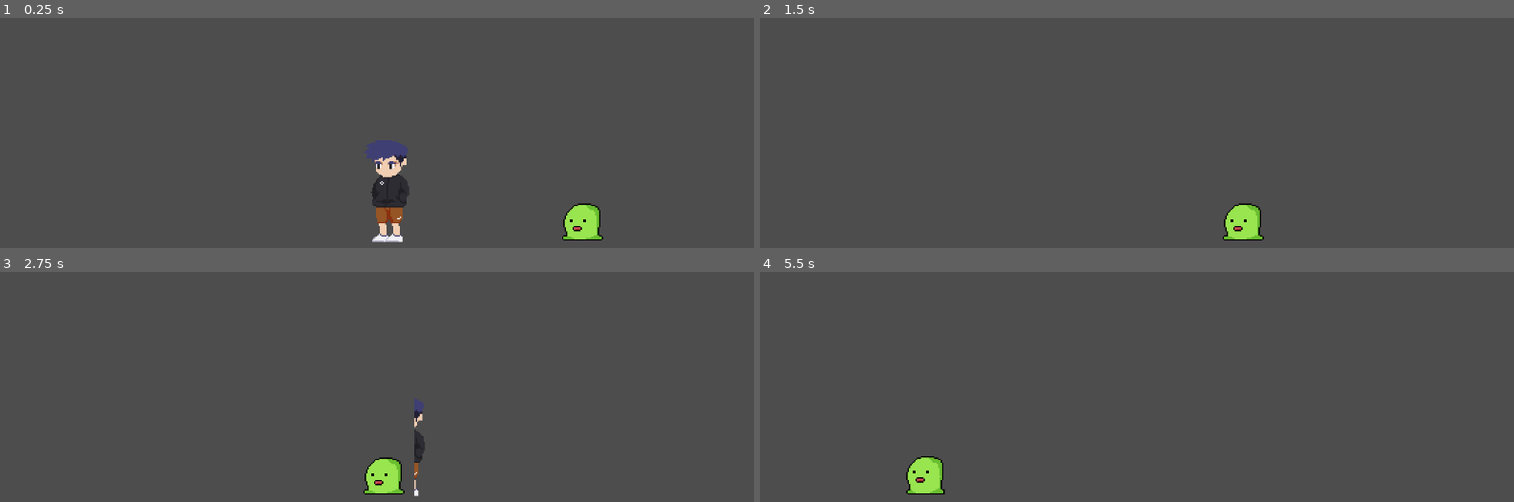
Above: before the commit, frames 1-4 (two rows, left to right).
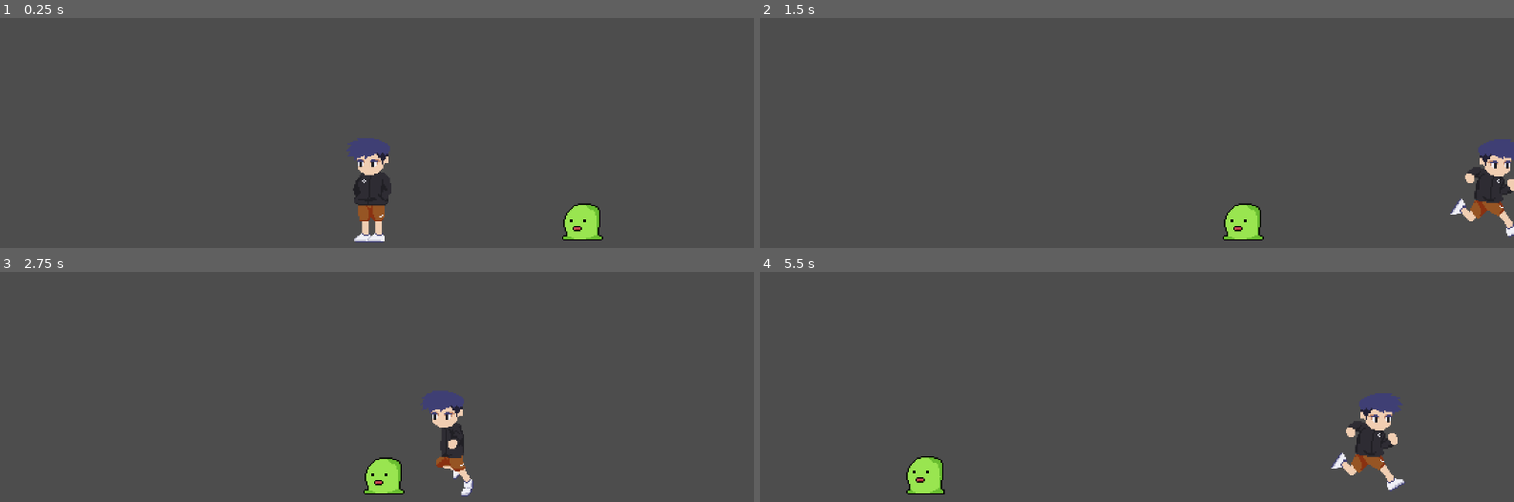
Above: after the commit, the same moments.

Repository: garlandkhuu/2d-platformer
Game: Godot game, scene res://scenes/game.tscn
Two runs of this game, one before a commit and one after it. Both use one fixed random seed, a clock stepped at 60 frames per second and the inputs below.
Inputs:
- Up to frame 1 (0.25 s): no input
- Up to frame 2 (1.5 s): tap Enter (ui_accept) at 0.5, 0.77 s; hold Right (ui_right) from 0.53 s (still down)
- Up to frame 3 (2.75 s): tap Enter (ui_accept) at 1.52 s; release Right (ui_right) at 2.03 s; hold Left (ui_left) from 2.03 s (still down)
- Up to frame 4 (5.5 s): release Left (ui_left) at 2.78 s; hold Right (ui_right) 2.78-4.28 s; tap Enter (ui_accept) at 3.02, 3.77, 4.52 s; hold Left (ui_left) 4.28-5.03 s; hold Right (ui_right) from 5.03 s (still down)

The runs differ from the first frame. In frame 1, 2.2% of the frame differs, in the area x 45-55%, y 52-98%; in frame 2, 1.7%; in frame 3, 1.7%; in frame 4, 1.8%.

Commit message:
fix player frames

Diff:
--- a/scenes/player.tscn
+++ b/scenes/player.tscn
@@ -3,93 +3,90 @@
 [ext_resource type="Script" path="res://scripts/player.gd" id="1_08te6"]
 [ext_resource type="Texture2D" uid="uid://bjdp20qgf8gy6" path="res://assets/player/player.png" id="1_ygs3r"]
 
-[sub_resource type="AtlasTexture" id="AtlasTexture_30ffi"]
+[sub_resource type="AtlasTexture" id="AtlasTexture_ybldg"]
 atlas = ExtResource("1_ygs3r")
-region = Rect2(0, 0, 57, 80)
+region = Rect2(0, 0, 66, 81)
 
-[sub_resource type="AtlasTexture" id="AtlasTexture_dm38w"]
+[sub_resource type="AtlasTexture" id="AtlasTexture_5gkvu"]
 atlas = ExtResource("1_ygs3r")
-region = Rect2(57, 0, 57, 80)
+region = Rect2(66, 0, 66, 81)
 
-[sub_resource type="AtlasTexture" id="AtlasTexture_c6is6"]
+[sub_resource type="AtlasTexture" id="AtlasTexture_2q274"]
 atlas = ExtResource("1_ygs3r")
-region = Rect2(114, 0, 57, 80)
+region = Rect2(132, 0, 66, 81)
 
-[sub_resource type="AtlasTexture" id="AtlasTexture_rhvyf"]
+[sub_resource type="AtlasTexture" id="AtlasTexture_6nu3v"]
 atlas = ExtResource("1_ygs3r")
-region = Rect2(171, 0, 57, 80)
+region = Rect2(0, 81, 66, 81)
 
-[sub_resource type="AtlasTexture" id="AtlasTexture_51805"]
+[sub_resource type="AtlasTexture" id="AtlasTexture_571a3"]
 atlas = ExtResource("1_ygs3r")
-region = Rect2(228, 0, 57, 80)
+region = Rect2(66, 81, 66, 81)
 
-[sub_resource type="AtlasTexture" id="AtlasTexture_bvqht"]
+[sub_resource type="AtlasTexture" id="AtlasTexture_xrtqt"]
 atlas = ExtResource("1_ygs3r")
-region = Rect2(285, 0, 57, 80)
+region = Rect2(132, 81, 66, 81)
 
-[sub_resource type="AtlasTexture" id="AtlasTexture_6xwao"]
+[sub_resource type="AtlasTexture" id="AtlasTexture_0gf7e"]
 atlas = ExtResource("1_ygs3r")
-region = Rect2(342, 0, 57, 80)
+region = Rect2(198, 81, 66, 81)
 
-[sub_resource type="AtlasTexture" id="AtlasTexture_aqau0"]
+[sub_resource type="AtlasTexture" id="AtlasTexture_pi687"]
 atlas = ExtResource("1_ygs3r")
-region = Rect2(399, 0, 57, 80)
+region = Rect2(264, 81, 66, 81)
 
-[sub_resource type="AtlasTexture" id="AtlasTexture_ouflu"]
+[sub_resource type="AtlasTexture" id="AtlasTexture_47bsl"]
 atlas = ExtResource("1_ygs3r")
-region = Rect2(456, 0, 57, 80)
+region = Rect2(330, 81, 66, 81)
 
-[sub_resource type="AtlasTexture" id="AtlasTexture_xdv07"]
+[sub_resource type="AtlasTexture" id="AtlasTexture_2ks4a"]
 atlas = ExtResource("1_ygs3r")
-region = Rect2(513, 0, 57, 80)
+region = Rect2(396, 81, 66, 81)
 
-[sub_resource type="AtlasTexture" id="AtlasTexture_3kawa"]
+[sub_resource type="AtlasTexture" id="AtlasTexture_iqs1k"]
 atlas = ExtResource("1_ygs3r")
-region = Rect2(570, 0, 57, 80)
+region = Rect2(462, 81, 66, 81)
 
 [sub_resource type="SpriteFrames" id="SpriteFrames_acftm"]
 animations = [{
 "frames": [{
-"duration": 1.0,
-"texture": SubResource("AtlasTexture_30ffi")
+"duration": 3.0,
+"texture": SubResource("AtlasTexture_ybldg")
 }, {
 "duration": 1.0,
-"texture": SubResource("AtlasTexture_dm38w")
+"texture": SubResource("AtlasTexture_5gkvu")
 }, {
 "duration": 1.0,
-"texture": SubResource("AtlasTexture_c6is6")
-}, {
-"duration": 1.0,
-"texture": SubResource("AtlasTexture_dm38w")
+"texture": SubResource("AtlasTexture_2q274")
 }],
 "loop": true,
 "name": &"idle",
 "speed": 3.0
 }, {
 "frames": [{
-"duration": 1.0,
-"texture": SubResource("AtlasTexture_rhvyf")
+"duration": 1.5,
+"texture": SubResource("AtlasTexture_6nu3v")
 }, {
 "duration": 1.0,
-"texture": SubResource("AtlasTexture_51805")
+"texture": SubResource("AtlasTexture_571a3")
 }, {
 "duration": 1.0,
-"texture": SubResource("AtlasTexture_bvqht")
+"texture": SubResource("AtlasTexture_xrtqt")
 }, {
 "duration": 1.0,
-"texture": SubResource("AtlasTexture_6xwao")
+"texture": SubResource("AtlasTexture_0gf7e")
 }, {
 "duration": 1.0,
-"texture": SubResource("AtlasTexture_aqau0")
+"texture": SubResource("AtlasTexture_pi687")
 }, {
 "duration": 1.0,
-"texture": SubResource("AtlasTexture_ouflu")
+"texture": SubResource("AtlasTexture_47bsl")
 }, {
 "duration": 1.0,
-"texture": SubResource("AtlasTexture_xdv07")
+"texture": SubResource("AtlasTexture_2ks4a")
 }, {
 "duration": 1.0,
-"texture": SubResource("AtlasTexture_3kawa")
+"texture": SubResource("AtlasTexture_iqs1k")
 }],
 "loop": true,
 "name": &"run",
@@ -106,9 +103,9 @@
 [node name="PlayerSprite" type="AnimatedSprite2D" parent="."]
 position = Vector2(0, -40)
 sprite_frames = SubResource("SpriteFrames_acftm")
-animation = &"idle"
+animation = &"run"
 autoplay = "idle"
-frame_progress = 0.892188
+frame_progress = 0.545913
 
 [node name="CollisionShape2D" type="CollisionShape2D" parent="."]
 position = Vector2(0, -30)
Not shown: 1 places in scenes/game.tscn that only renumber resources
